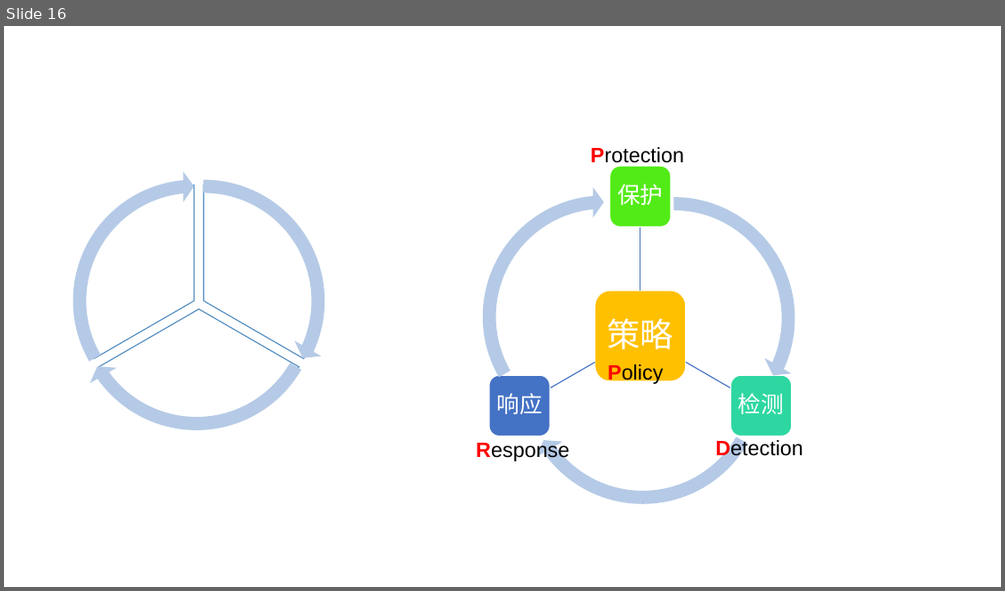
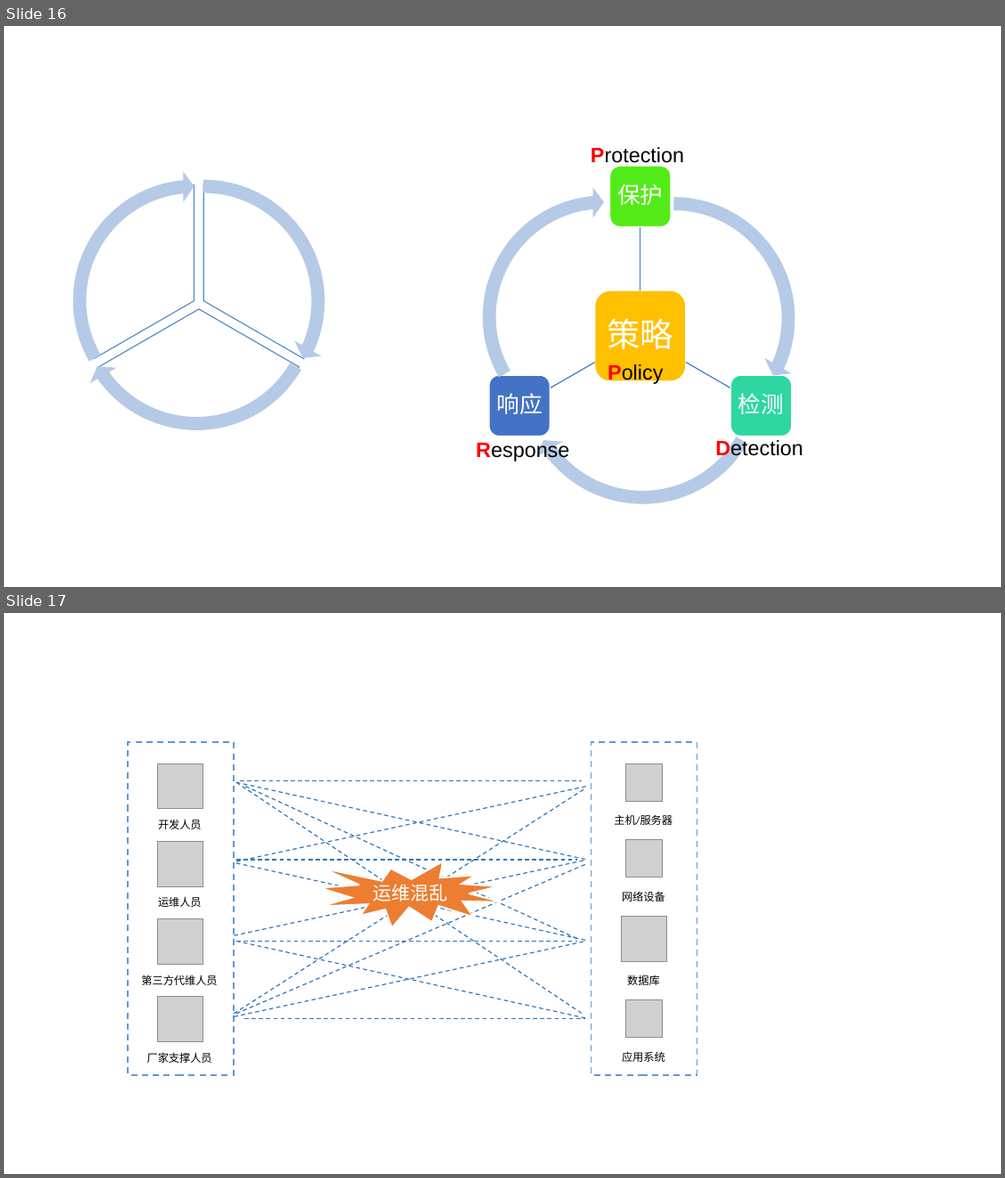
Before and after one commit to xiejava1018/xiejavaimagesrc, a slide deck: images/2022/画图.pptx. Shown one above the other, each under a label of ours: slide 16 before the commit, slides 16 and 17 after it. The pictures are 1005x591 and 1005x1178 pixels, drawn with LibreOffice and Linux fonts; fonts in the diff are those of the drawing; grey boxes stand for pictures. Boxes give left, top, right and bottom in pixels: in the first picture for what was removed or moved away, otherwise in the second. Text is boxed around its words. In the diff, an @@ line names an element or a change of style, - is before the commit and + after.

```diff
--- a/images/2022/画图.pptx
+++ b/images/2022/画图.pptx
@@ slide 17 added at (4, 613, 1001, 1174), background #FFFFFF @@
@@ rectangle added at (128, 742, 235, 1075), fill #FFFFFF, outline #5B9BD5 1.5 pt dashed @@
@@ rectangle added at (591, 742, 697, 1075), fill #FFFFFF, outline #5B9BD5 1.5 pt dashed @@
@@ picture added at (158, 763, 202, 808) @@
@@ picture added at (625, 763, 663, 801) @@
@@ group added at (235, 780, 587, 1018): 14 lines @@
@@ text added at (158, 819, 202, 829), 10.5 pt, text #000000 @@
+开发人员
@@ text added at (614, 814, 672, 825), 10.5 pt, text #000000 @@
+主机/服务器
@@ picture added at (158, 841, 202, 886) @@
@@ picture added at (625, 840, 663, 877) @@
@@ irregular seal added at (320, 861, 502, 928), fill #ED7D31, outline #FFFFFF 1.5 pt, 18 pt, text #FFFFFF @@
+运维混乱
@@ text added at (158, 896, 202, 907), 10.5 pt, text #000000 @@
+运维人员
@@ text added at (622, 891, 665, 901), 10.5 pt, text #000000 @@
+网络设备
@@ picture added at (158, 919, 202, 964) @@
@@ picture added at (622, 916, 666, 961) @@
@@ text added at (141, 974, 217, 985), 10.5 pt, text #000000 @@
+第三方代维人员
@@ text added at (627, 974, 660, 985), 10.5 pt, text #000000 @@
+数据库
@@ picture added at (158, 997, 202, 1041) @@
@@ picture added at (625, 1000, 663, 1038) @@
@@ text added at (147, 1052, 212, 1062), 10.5 pt, text #000000 @@
+厂家支撑人员
@@ text added at (622, 1051, 665, 1062), 10.5 pt, text #000000 @@
+应用系统
```
Also in this commit, not shown: 4 other slides added, 6 other files.
